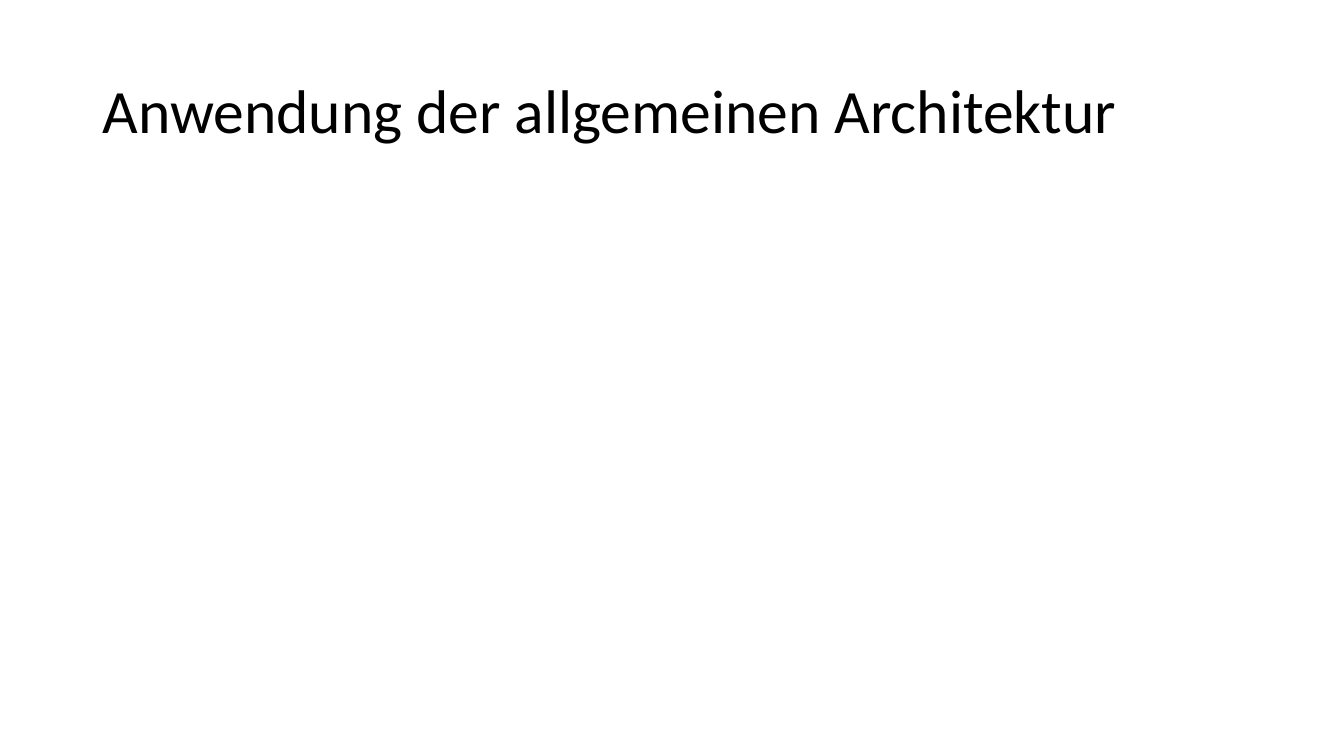
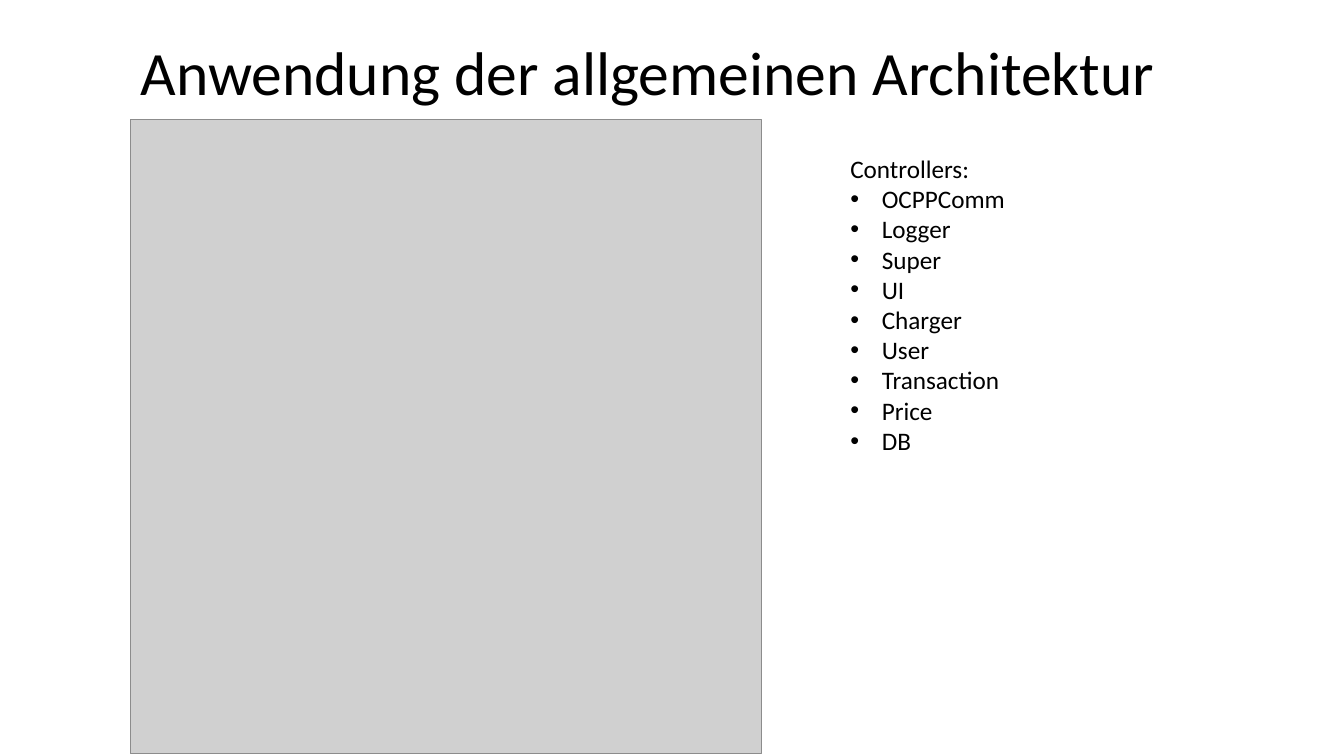
Before and after one commit to IvanAgibalov97/Praxisbericht, a slide deck: slide 8 of präsentation.pptx (slide 6 before the commit). Drawn at 1344x756 pixels with LibreOffice and Linux fonts; fonts in the diff are those of the drawing; grey boxes stand for pictures. Boxes give left, top, right and bottom in pixels: in the first picture for what was removed or moved away, otherwise in the second. Text is boxed around its words. In the diff, an @@ line names an element or a change of style, - is before the commit and + after.

```diff
--- a/präsentation.pptx
+++ b/präsentation.pptx
@@ title "Anwendung der allgemeinen Architektur": place and size @@
-title "Anwendung der allgemeinen Architektur" at (102,90,1116,144)
+title "Anwendung der allgemeinen Architektur" at (140,52,1154,106)
@@ picture added at (130,120,761,754) @@
@@ text added at (850,160,1005,450), 18 pt, text #000000 @@
+Controllers:
+• OCPPComm
+• Logger
+• Super
+• UI
+• Charger
+• User
+• Transaction
+• Price
+• DB
```
Also in this commit, not shown: 3 other slides changed, 8 slides added, 33 other files.
